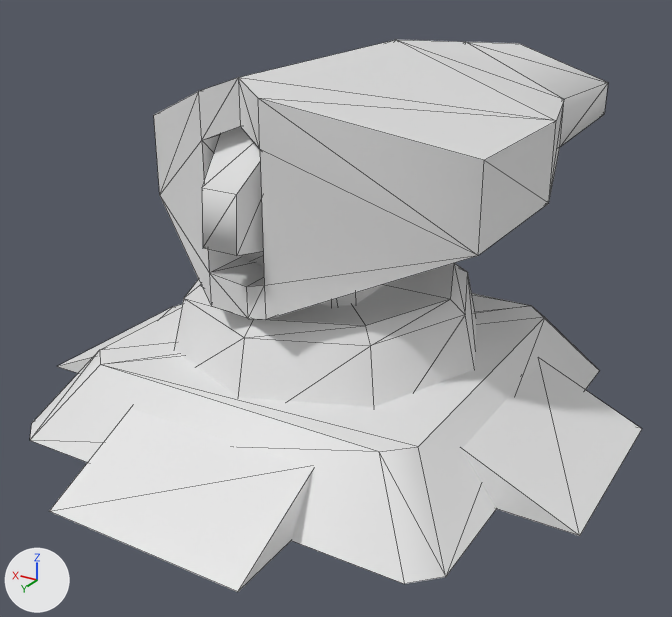
An edit to the glTF model docs/base/@vl2/shapes.vl2/shapes/turret_assaulttank_plasma.glb, drawn before and after from the same camera.
Before and after are seen from a 50 mm camera at (-1.107, 1.819, 1.158) aimed at (0.043, -0.097, 0.2). Arrows for +X, +Y and +Z are at lower left; the lights stay in place. The older version comes first. Mesh edges are drawn as thin lines.

Objects in the first picture: 'Barrel_Extend_', 'Barrel_Main_', 'BaseCyl_', 'Base_', 'Body_', 'WingL_', 'WingR_' and 1 more.
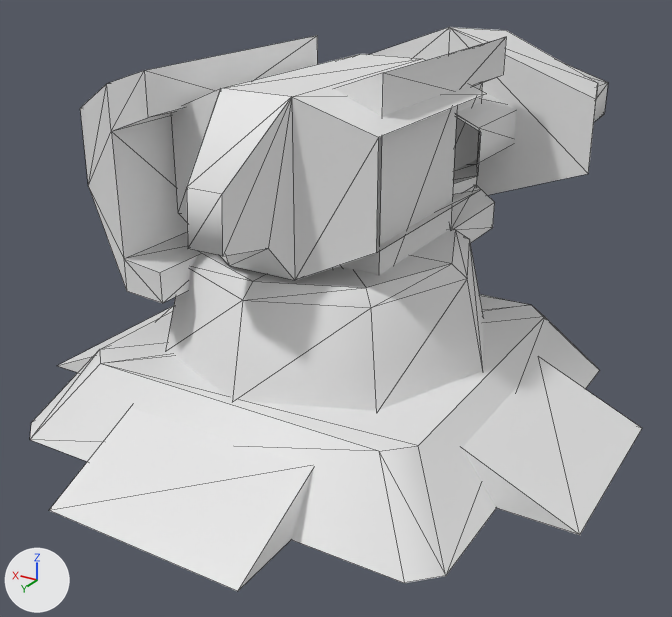
The newer file is also turned or shifted as a whole; pictures and numbers use the older file's frame.

What differs and where, as boxes (x1, y1, x2, y2) in the pictures (672 x 617 px):
'WingR_', moved, turned
    before: (238, 40, 556, 320)
    after: (335, 37, 506, 275)
'BaseCyl_', moved
    before: (174, 263, 476, 407)
    after: (166, 228, 483, 411)
'Body_', moved
    before: (202, 127, 264, 267)
    after: (171, 54, 486, 280)
'WingL_', moved
    before: (154, 78, 264, 318)
    after: (80, 36, 318, 303)
'Barrel_Main_', moved
    before: (398, 40, 564, 200)
    after: (372, 27, 598, 195)

The change, as a diff of the scene's bpy script:
```diff
--- a/docs/base/@vl2/shapes.vl2/shapes/turret_assaulttank_plasma.glb.py
+++ b/docs/base/@vl2/shapes.vl2/shapes/turret_assaulttank_plasma.glb.py
@@ ob_wingr @@
 ob_wingr = bpy.data.objects.new('WingR_', me_dtsmesh8)
-ob_wingr.location = (0.0, 0.0, 0.0)
+ob_wingr.location = (-0.214, -0.17, 0.0)
+ob_wingr.rotation_euler = (0.0, 0.0, 3.142)  # degrees (0, 0, 180)
@@ ob_wingl @@
 ob_wingl = bpy.data.objects.new('WingL_', me_dtsmesh12)
-ob_wingl.location = (0.0, 0.0, 0.0)
+ob_wingl.location = (0.214, 0.03, 0.0)
@@ ob_barrel_main @@
 ob_barrel_main = bpy.data.objects.new('Barrel_Main_', me_dtsmesh16)
-ob_barrel_main.location = (0.0, 0.0, 0.0)
+ob_barrel_main.location = (0.0, -0.318, 0.0)
@@ ob_body @@
 ob_body = bpy.data.objects.new('Body_', me_dtsmesh20)
-ob_body.location = (0.0, 0.0, 0.0)
+ob_body.location = (0.0, 0.045, 0.013)
@@ ob_basecyl @@
 ob_basecyl = bpy.data.objects.new('BaseCyl_', me_dtsmesh28)
-ob_basecyl.location = (0.0, 0.0, 0.0)
+ob_basecyl.location = (0.0, 0.0, 0.087)
```
